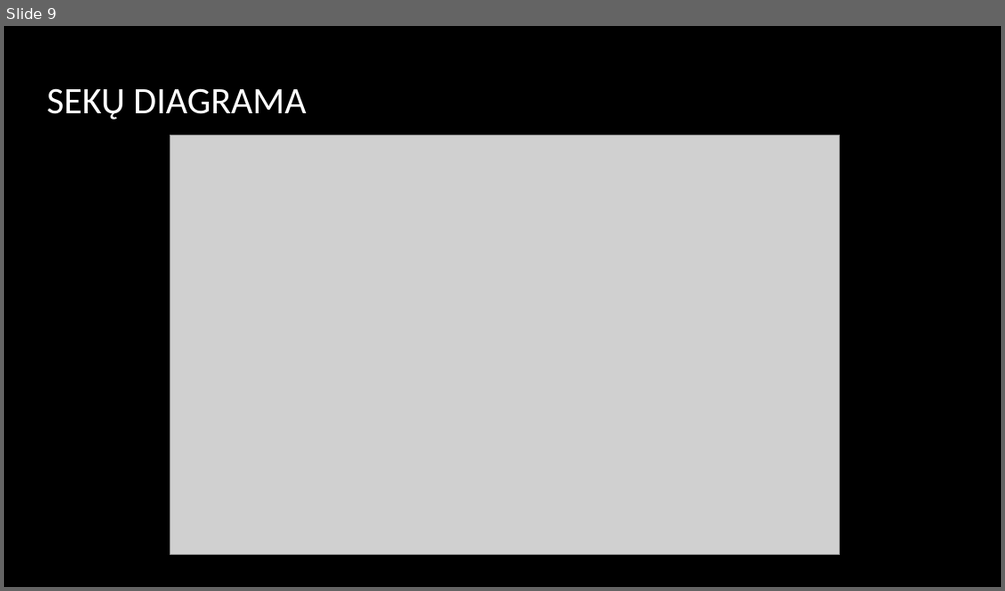
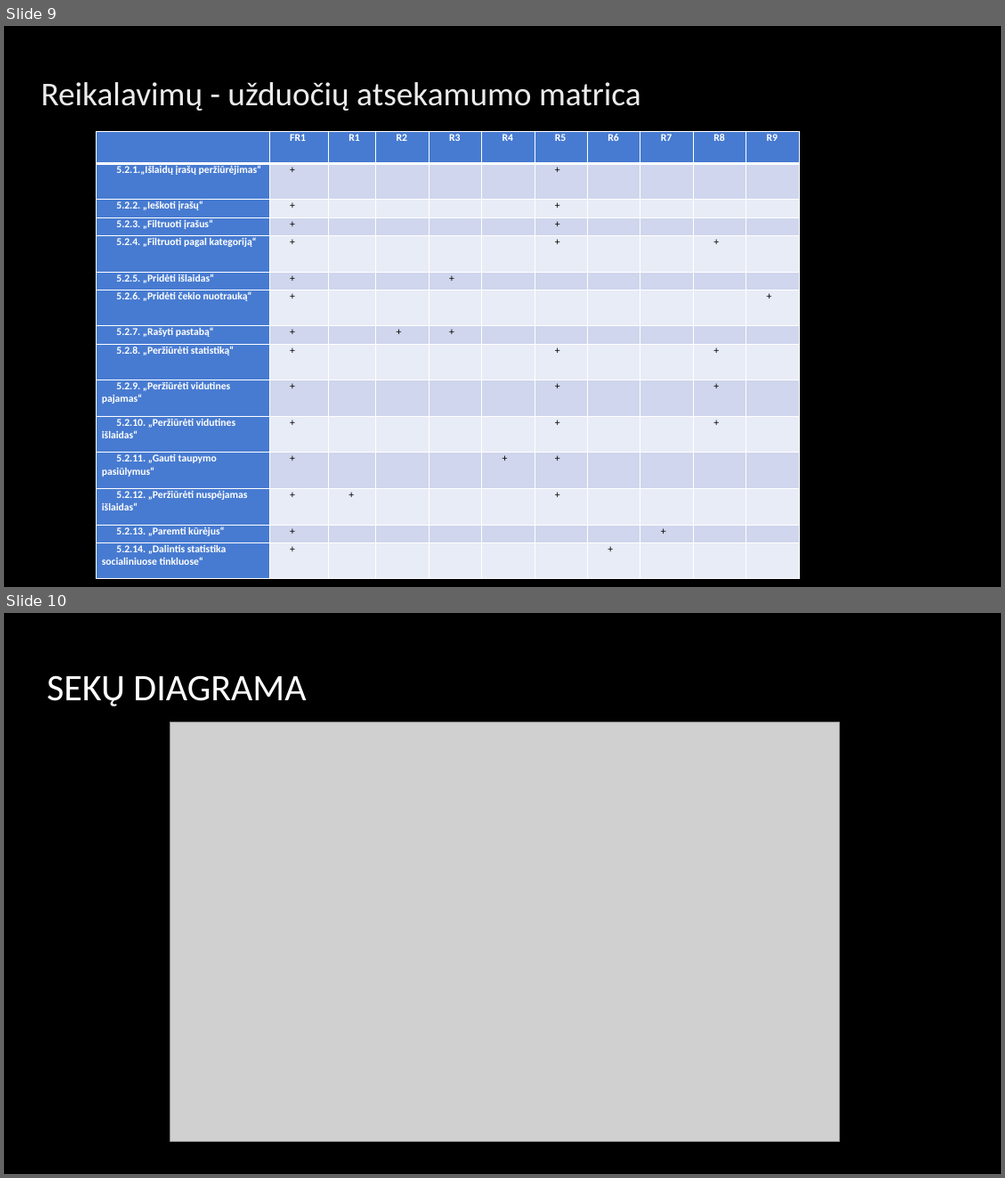
Before and after one commit to artisb45/PSIv2, a slide deck: 3 laboratorinis darbas Fiinasta.pptx. Shown one above the other, each under a label of ours: slide 9 before the commit, slides 9 and 10 after it. The pictures are 1005x591 and 1005x1178 pixels, drawn with LibreOffice and Linux fonts; fonts in the diff are those of the drawing; grey boxes stand for pictures; background and template pictures are left out. Boxes give left, top, right and bottom in pixels: in the first picture for what was removed or moved away, otherwise in the second. Text is boxed around its words. In the diff, an @@ line names an element or a change of style, - is before the commit and + after.

```diff
--- a/3 laboratorinis darbas Fiinasta.pptx
+++ b/3 laboratorinis darbas Fiinasta.pptx
@@ slide 9 added at (4, 26, 1001, 587), background picture (left out) @@
@@ title added at (41, 82, 641, 111), 32 pt, text #EBEBEB @@
+  Reikalavimų - užduočių atsekamumo matrica
@@ table added at (96, 131, 801, 579), 15 rows, 11 columns @@
+ | FR1 | R1 | R2 | R3 | R4 | R5 | R6 | R7 | R8 | R9
+5.2.1.„Išlaidų įrašų peržiūrėjimas“ | + |  |  |  |  | + |  |  |  | 
+5.2.2. „Ieškoti įrašų“ | + |  |  |  |  | + |  |  |  | 
+5.2.3. „Filtruoti įrašus“ | + |  |  |  |  | + |  |  |  | 
+5.2.4. „Filtruoti pagal kategoriją“ | + |  |  |  |  | + |  |  | + | 
+5.2.5. „Pridėti išlaidas“ | + |  |  | + |  |  |  |  |  | 
+5.2.6. „Pridėti čekio nuotrauką“ | + |  |  |  |  |  |  |  |  | +
+5.2.7. „Rašyti pastabą“ | + |  | + | + |  |  |  |  |  | 
+5.2.8. „Peržiūrėti statistiką“ | + |  |  |  |  | + |  |  | + | 
+5.2.9. „Peržiūrėti vidutines pajamas“ | + |  |  |  |  | + |  |  | + | 
+5.2.10. „Peržiūrėti vidutines išlaidas“ | + |  |  |  |  | + |  |  | + | 
+5.2.11. „Gauti taupymo pasiūlymus“ | + |  |  |  | + | + |  |  |  | 
+5.2.12. „Peržiūrėti nuspėjamas išlaidas“ | + | + |  |  |  | + |  |  |  | 
+5.2.13. „Paremti kūrėjus“ | + |  |  |  |  |  |  | + |  | 
+5.2.14. „Dalintis statistika socialiniuose tinkluose“ | + |  |  |  |  |  | + |  |  | 
@@ what was slide 9 is now slide 10 @@
```
Also in this commit, not shown: 2 slides changed, 2 other slides added.
